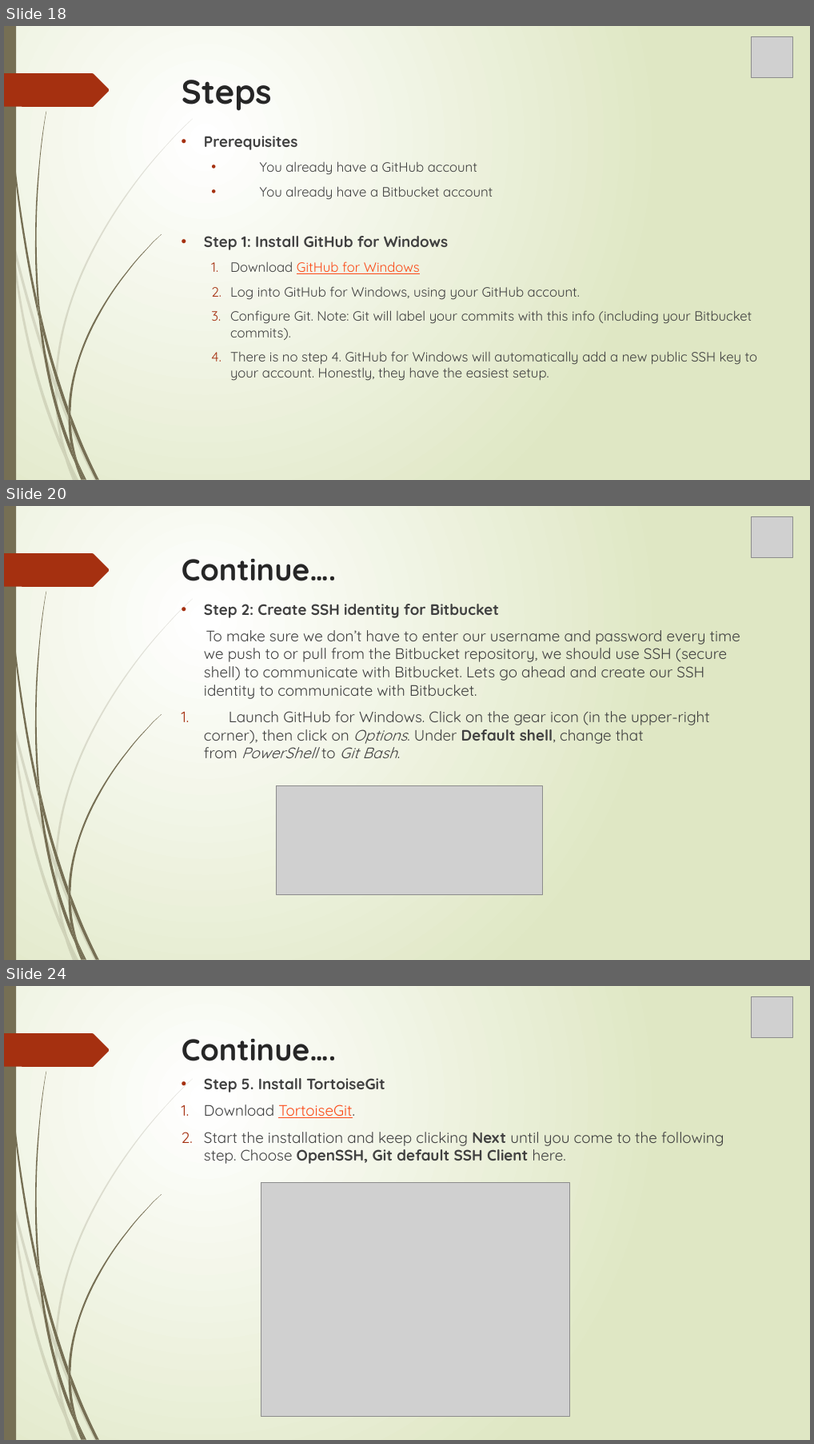
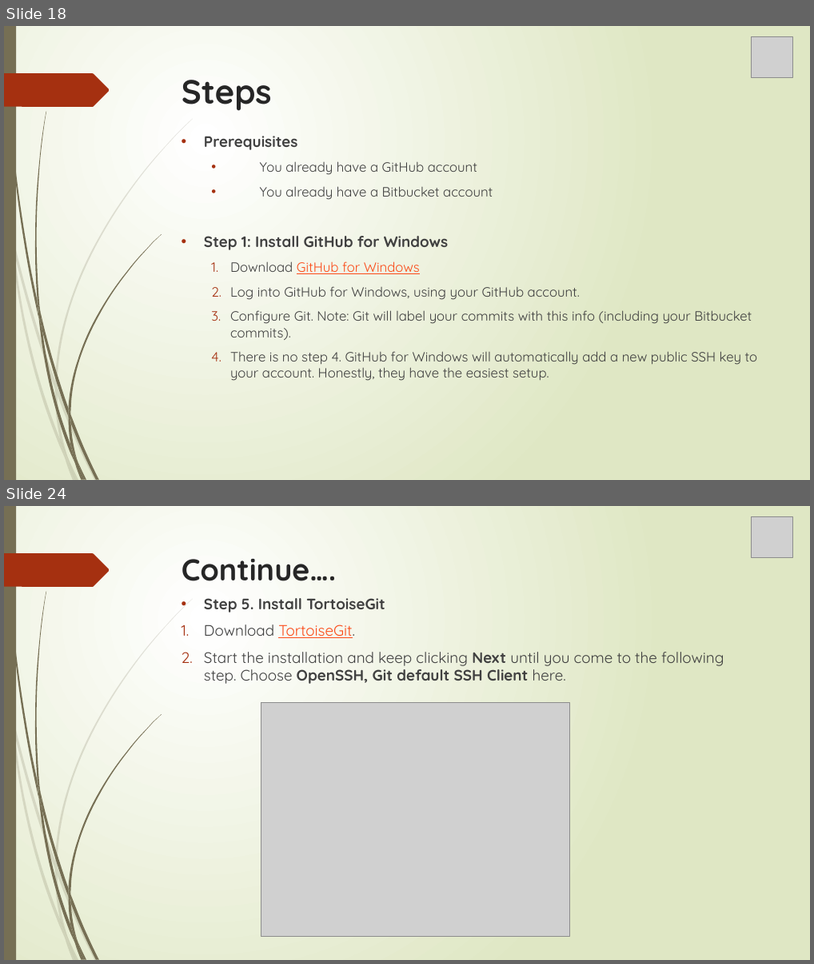
Before and after one commit to MaryGreeshma/testrepo, a slide deck: Git.pptx. Shown one above the other, each under a label of ours: slides 18, 20 and 24 before the commit, slides 18 and 24 after it; the slides between them are not shown. The pictures are 814x1444 and 814x964 pixels, drawn with LibreOffice and Linux fonts; fonts in the diff are those of the drawing; grey boxes stand for pictures. Boxes give left, top, right and bottom in pixels: in the first picture for what was removed or moved away, otherwise in the second. Text is boxed around its words. In the diff, an @@ line names an element or a change of style, - is before the commit and + after.

```diff
--- a/Git.pptx
+++ b/Git.pptx
@@ slide 20 removed at (4, 506, 810, 960), background gradient #FFFFFF to #DFE8C4; not listed: 24 template elements that a slide beside it also shows @@
@@ picture removed at (752, 516, 793, 557) @@
@@ title removed at (182, 559, 336, 581) @@
-Continue….
@@ text removed at (204, 604, 741, 758) @@
-• Step 2: Create SSH identity for Bitbucket
-To make sure we don’t have to enter our username and password every time we push to or pull from the Bitbucket repository, we should use SSH (secure shell) to communicate with Bitbucket. Lets go ahead and create our SSH identity to communicate with Bitbucket.
-1. Launch GitHub for Windows. Click on the gear icon (in the upper-right corner), then click on Options. Under Default shell, change that from PowerShell to Git Bash.
@@ picture removed at (276, 785, 543, 894) @@
```
Also in this commit, not shown: 13 other slides removed.
